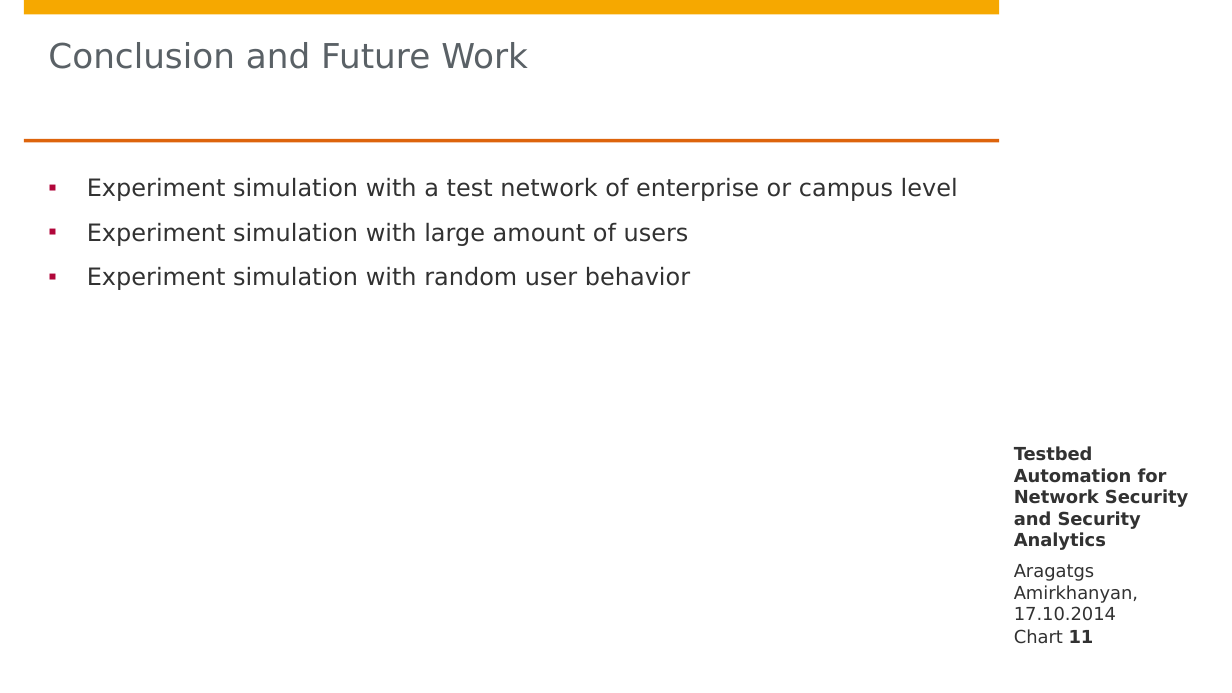
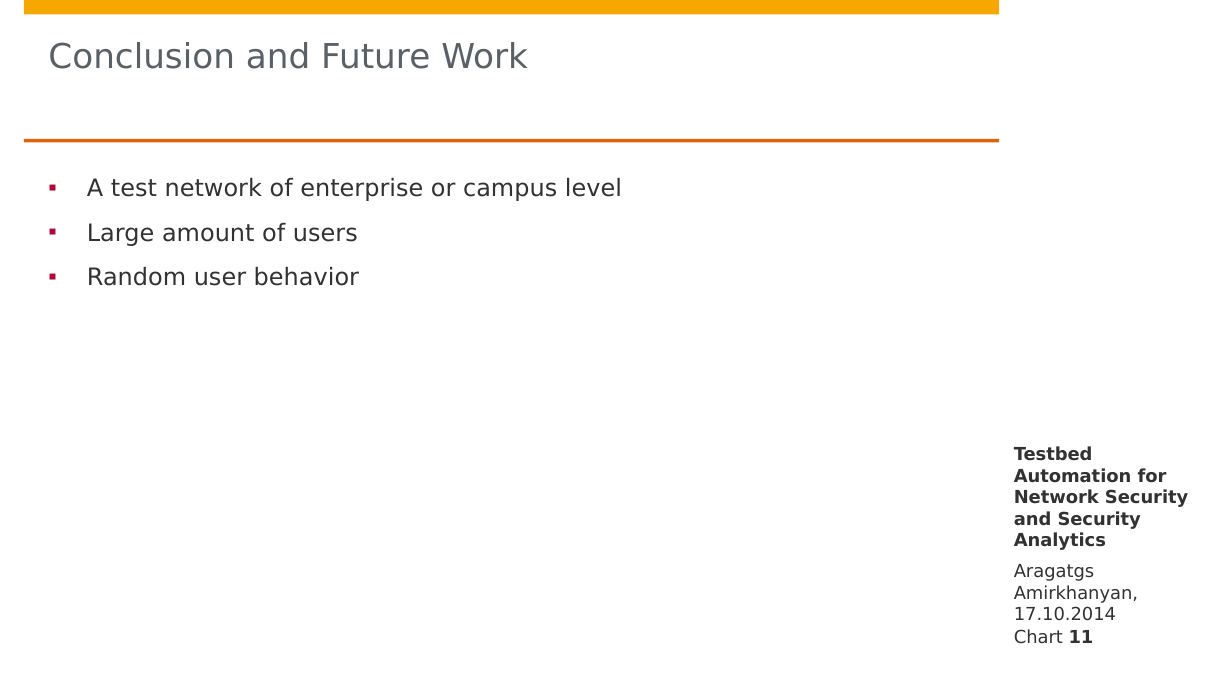
Before and after one commit to aragats/HPI, a slide deck: slide 11 of Research School/Retreat/Fall 2014/retreat release/A.Amirkhanyan/Aragats_Amirkhanyan_Fall_Retreat_2014.pptx. Drawn at 1232x693 pixels with LibreOffice and Linux fonts; fonts in the diff are those of the drawing; background and template pictures are left out. Boxes give left, top, right and bottom in pixels: in the first picture for what was removed or moved away, otherwise in the second. Text is boxed around its words. In the diff, an @@ line names an element or a change of style, - is before the commit and + after.

Commit message:
update

```diff
--- a/Research School/Retreat/Fall 2014/retreat release/A.Amirkhanyan/Aragats_Amirkhanyan_Fall_Retreat_2014.pptx
+++ b/Research School/Retreat/Fall 2014/retreat release/A.Amirkhanyan/Aragats_Amirkhanyan_Fall_Retreat_2014.pptx
@@ text at bbox=[87, 177, 622, 286]: text changed @@
-▪ Experiment simulation with a test network of enterprise or campus level
-▪ Experiment simulation with large amount of users
-▪ Experiment simulation with random user behavior
+▪ A test network of enterprise or campus level
+▪ Large amount of users
+▪ Random user behavior
```
Also in this commit, not shown: 2 other slides changed.
